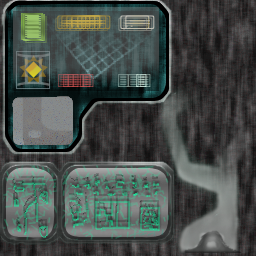
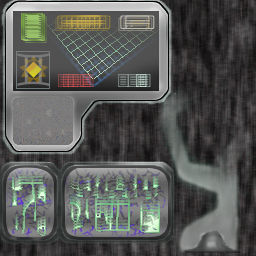
Layers edited between the first and the second (256, 256) image:
renamed "Pasted Layer#3" to "grid", showed it, moved it above "grid copy", painted on it over [0, 0, 215, 101]
renamed "Pasted Layer#1" to "grid blurry", painted on it over [27, 0, 180, 87]
"screen A": opacity 47% → 81% over [13, 11, 159, 91]
moved "upper panel outline" above "upper panel border", painted on it over [4, 0, 169, 151]
added layer "upper panel screen A glow" (75%) above "upper panel screen B glow" over [6, 2, 168, 97]
added layer "upper panel lightness" (grain merge) above "upper panel metallic" over [6, 2, 168, 151]
added layer "upper panel metallic" (76%) above "upper panel background" over [0, 0, 234, 151]
"upper panel background": opacity 100% → 9%, moved it above "lower panels border lightness copy", painted on it over [6, 2, 168, 151]
removed layer "lower panels symbols" over [13, 180, 160, 238]
removed layer "lower panels symbols shadow copy" over [11, 176, 162, 238]
removed layer "lower panels symbols shadow" over [11, 176, 162, 238]
removed layer "lower panels symbols shadow hard" (was 85%) over [12, 173, 159, 231]
removed layer "lower panels glow symbols copy" over [13, 180, 160, 238]
added layer "lower panel symbols" above "lower panel symbols part3" over [11, 182, 160, 237]
added layer "lower panel circuits" (57%) above "lower panels circuits lowlights" over [4, 165, 171, 242]
renamed "lower panels glow sharp" to "lower panels circuits lowlights", opacity 25% → 31%, painted on it over [3, 165, 171, 242]
added layer "lower panels darken" (color burn, 21%) above "lower panels" over [3, 165, 171, 242]
moved "lower panels" above "lower panels lightness copy" over [3, 165, 171, 242]
moved "lower panels lightness copy" above "wires" over [3, 165, 171, 242]
removed layer "lower panels glow symbols" (was 25%) over [4, 94, 171, 242]
…and 9 more changes (4 added, 1 blend, 2 opacity, 3 painted, 1 removed)
